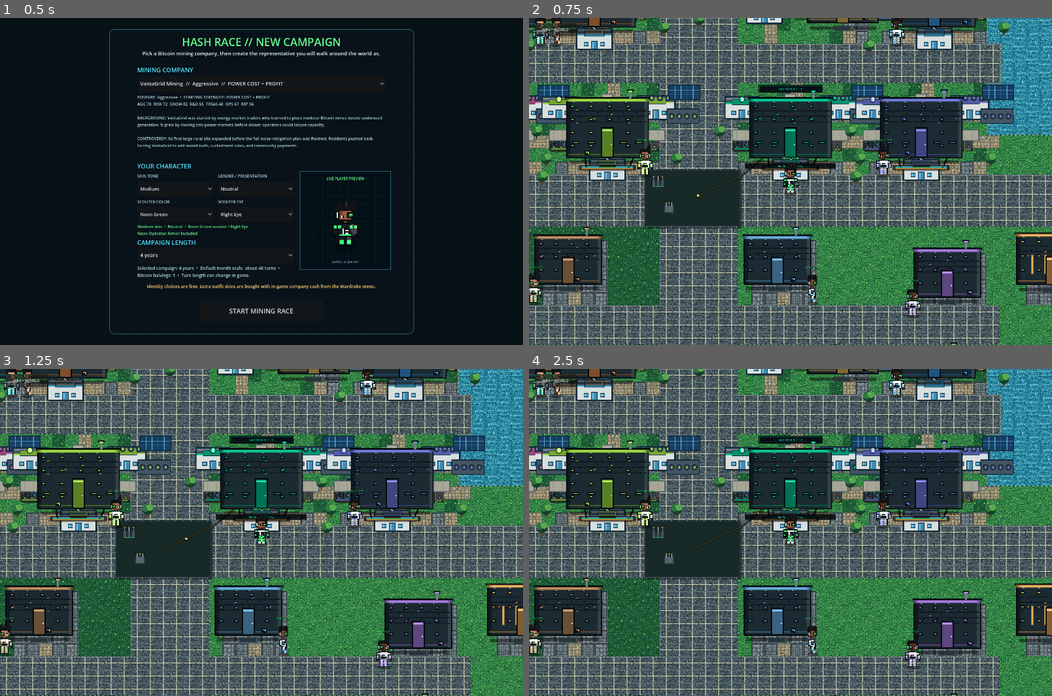
Above: before the commit, frames 1-4 (two rows, left to right).
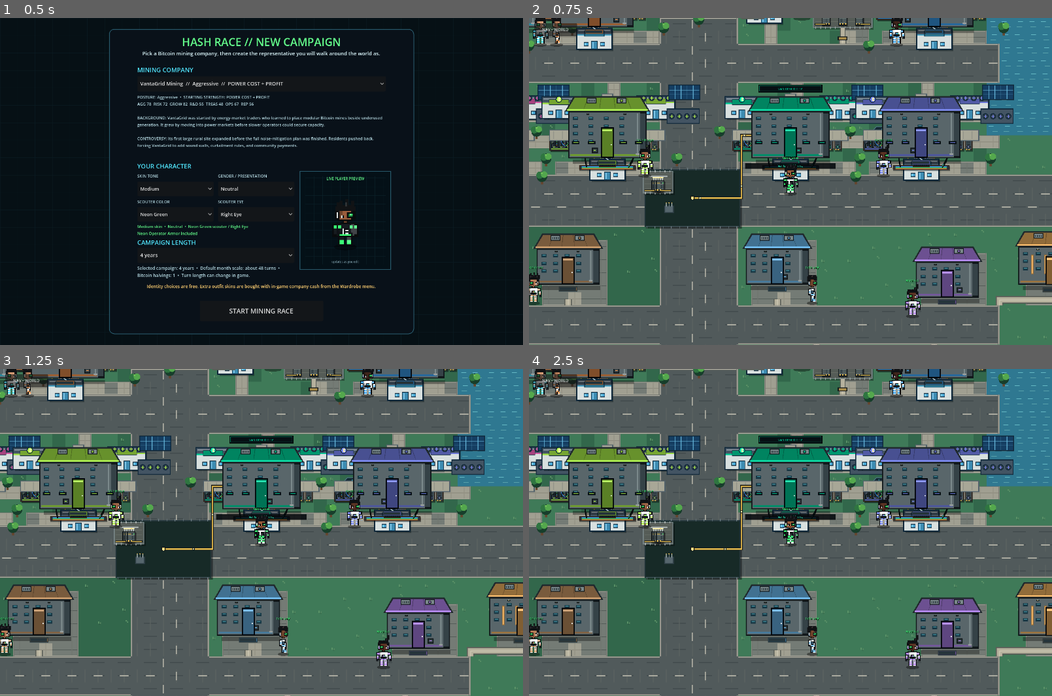
Above: after the commit, the same moments.

Repository: 1freetech/HashRace
Game: Godot game, scene res://scenes/campaign_setup.tscn
Two runs of this game, one before a commit and one after it. Both use one fixed random seed, a clock stepped at 60 frames per second and the inputs below.
Inputs:
- Up to frame 1 (0.5 s): no input
- Up to frame 2 (0.75 s): click "START MINING RACE" at 0.5 s
- Up to frame 3 (1.25 s): no input
- Up to frame 4 (2.5 s): click "NAV • WORLD" at 1.25 s; click "WORLD" at 2 s

Frame 1 is identical in both runs. In frame 2, 45% of the frame differs, in the area x 0-100%, y 0-100%; in frame 3, 45%; in frame 4, 45%.

Commit message:
Point live world scene at v0.096 visual cohesion layer

Diff:
--- a/Godot/scenes/world.tscn
+++ b/Godot/scenes/world.tscn
@@ -1,7 +1,7 @@
 [gd_scene load_steps=3 format=3]
 
-; Release inheritance compatibility: world_v095.gd -> world_v094.gd -> world_v093.gd -> world_v092.gd -> world_v091.gd -> world_v090.gd -> world_v089.gd -> world_v088.gd -> world_v087.gd -> prior visual/gameplay stack. v0.095 keeps buildings off roads/water and binds live scouter color/eye customization to the active player renderer.
-[ext_resource path="res://scripts/world_v095.gd" type="Script" id="1_world"]
+; Release inheritance compatibility: world_v096.gd -> world_v095.gd -> world_v094.gd -> world_v093.gd -> world_v092.gd -> world_v091.gd -> world_v090.gd -> world_v089.gd -> world_v088.gd -> world_v087.gd -> prior visual/gameplay stack. v0.096 adds cohesive RPG-town parcels, 3/4 facilities, detailed transformer yards and orthogonal power distribution while retaining v0.095 roadside placement and live scouter customization.
+[ext_resource path="res://scripts/world_v096.gd" type="Script" id="1_world"]
 [ext_resource path="res://scripts/live_treasury_controls.gd" type="Script" id="2_treasury"]
 
 [node name="HashRaceRPGStrategyWorld" type="Node2D"]
